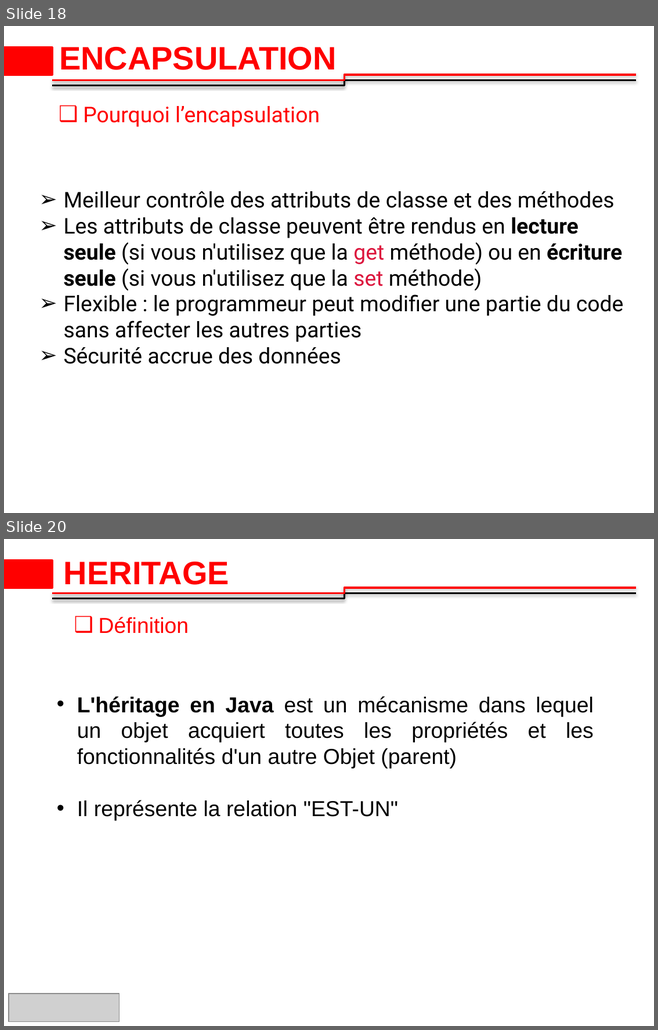
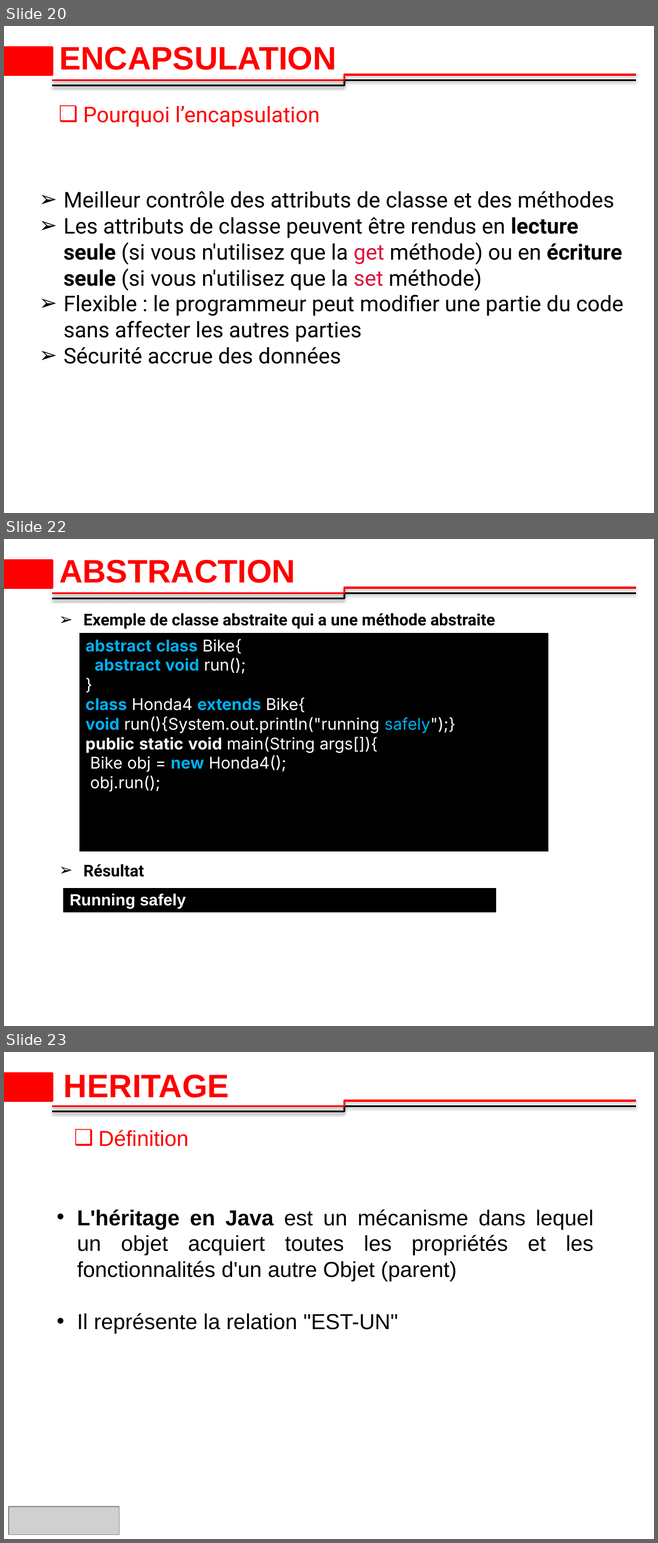
Before and after one commit to 2losky/Poo_Java, a slide deck: java-oop latest.pptx. Shown one above the other, each under a label of ours: slides 18 and 20 before the commit, slides 20, 22 and 23 after it; the slides between them are not shown. The pictures are 658x1030 and 658x1543 pixels, drawn with LibreOffice and Linux fonts; fonts in the diff are those of the drawing; grey boxes stand for pictures; background and template pictures are left out. Boxes give left, top, right and bottom in pixels: in the first picture for what was removed or moved away, otherwise in the second. Text is boxed around its words. In the diff, an @@ line names an element or a change of style, - is before the commit and + after.

```diff
--- a/java-oop latest.pptx
+++ b/java-oop latest.pptx
@@ slide 22 added at box(4, 539, 654, 1026), background #FFFFFF; not listed: 3 template elements that a slide beside it also shows @@
@@ title added at box(59, 560, 295, 583), 36 pt, text #FF0000, bold @@
+ABSTRACTION
@@ text added at box(83, 613, 495, 629), 18 pt, text #000000, bold @@
+➢ Exemple de classe abstraite qui a une méthode abstraite
@@ table added at box(79, 632, 549, 853), 1 rows, 1 columns @@
+abstract class Bike{ / abstract void run(); / } / class Honda4 extends Bike{ / void run(){System.out.println("running safely");} / public static void main(String args[]){ / Bike obj = new Honda4(); / obj.run(); / } / }
@@ text added at box(83, 864, 144, 877), 18 pt, text #000000, bold @@
+➢ Résultat
@@ table added at box(63, 888, 496, 914), 1 rows, 1 columns @@
+Running safely
@@ what was slide 18 is now slide 20 @@
@@ what was slide 20 is now slide 23 @@
```
Also in this commit, not shown: 1 slide changed, 2 other slides added.
